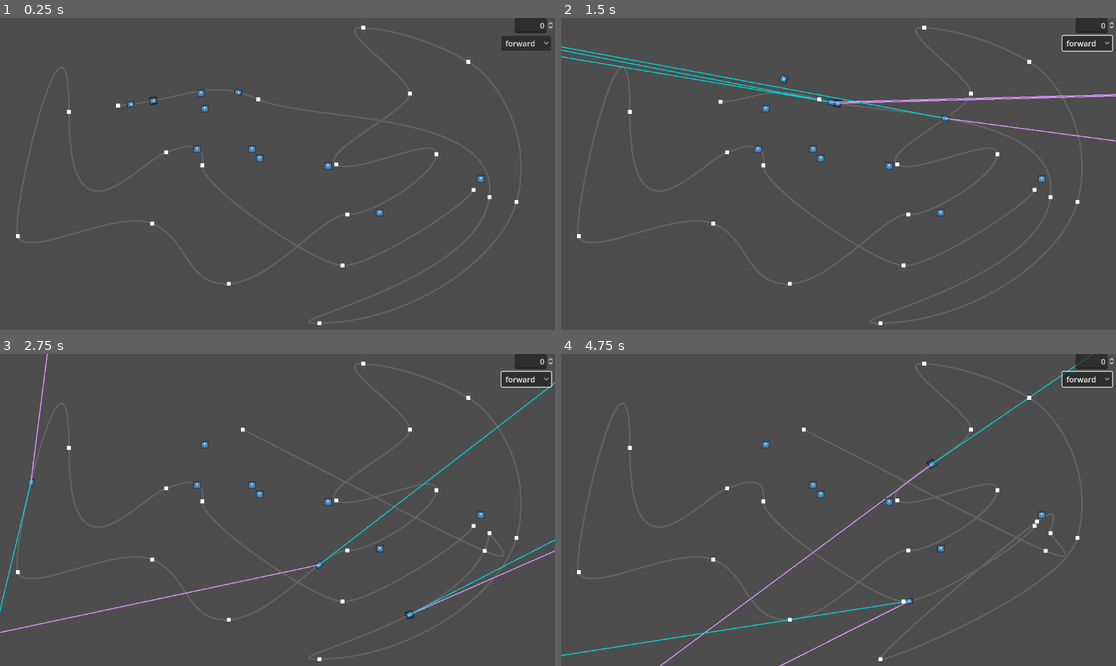
Above: before the commit, frames 1-4 (two rows, left to right).
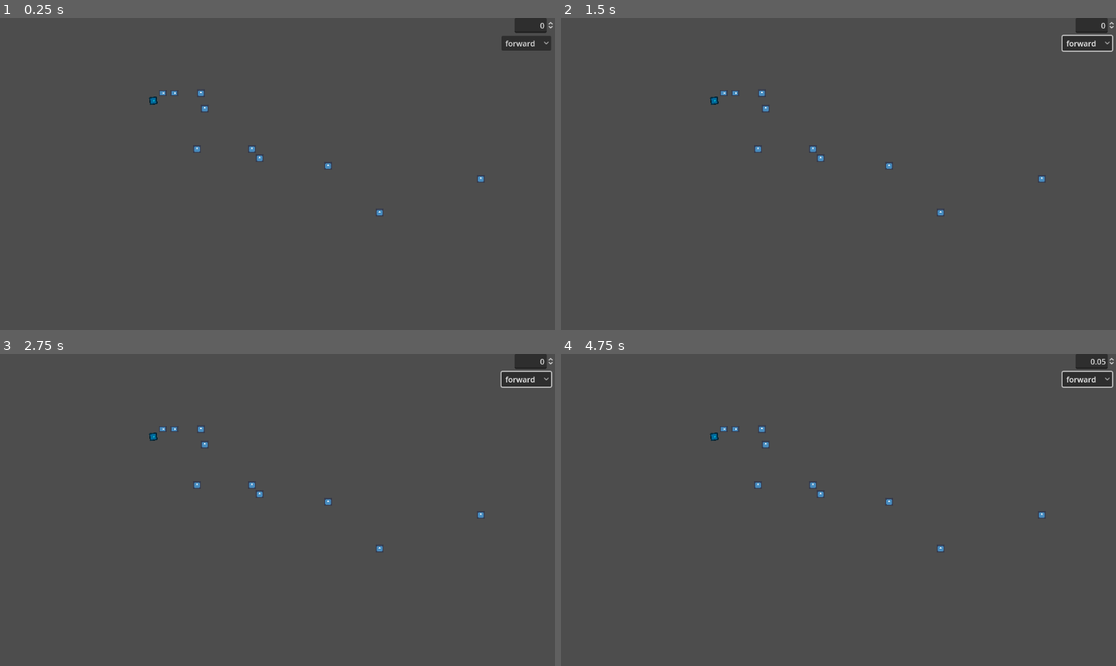
Above: after the commit, the same moments.

Repository: DeniZka/railway-path
Game: Godot game, scene res://main.tscn
Two runs of this game, one before a commit and one after it. Both use one fixed random seed, a clock stepped at 60 frames per second and the inputs below. The engine's default icon, where the game draws it, is replaced by a stand-in: a white triangle on a blue panel in a dark square.
Inputs (mouse positions are in pixels of both pictures, inside the frame that each line leads up to):
- Up to frame 1 (0.25 s): no input
- Up to frame 2 (1.5 s): click "forward" at 0.5 s; tap Enter at 1.25 s; drag from (677, 105) to (805, 92) at 1.27 s
- Up to frame 3 (2.75 s): drag from (260, 435) to (482, 550) at 2.02 s
- Up to frame 4 (4.75 s): move the mouse to (1049, 531) at 2.77 s; hold W 2.78-3.5 s; tap Q at 2.85 s; click (1049, 531) at 2.92 s; drag from (1049, 531) to (971, 637) at 3.52 s; drag from (971, 637) to (1038, 522) at 4.27 s

The runs differ from the first frame. In frame 1, 0.3% of the frame differs, in the area x 2-94%, y 2-99%; in frame 2, 1.6%, in the area x 0-100%, y 2-99%; in frame 3, 1.3%; in frame 4, 1.2%.
Error after the commit: Parse Error: Class "Train" hides a global script class. (res://RigidBody2D.gd:1)

Commit message:
New train connection

Diff:
--- a/RigidBody2D.gd
+++ b/RigidBody2D.gd
@@ -1,10 +1,13 @@
+class_name  Train
 extends RigidBody2D
 
 signal dist_ready(dist: float)
 signal leader_chaned(obj: RigidBody2D)
+var path: Path2D
+var follow : PathFollow2D = null
+var path_progress : float = 0.0 #px
 
-var follow : PathFollow2D = null
-var active : bool = false #uses engine
+var active : bool = true #uses engine
 var dist : float = 0.0
 var loco : bool = false #can push/pull the train
 var force : Vector2 = Vector2(100, 0)
@@ -22,6 +25,54 @@
 @onready var total_mass : float = mass
 var total_force : float = 0.0
 var leader : bool = false
+
+var left_cars: Array[Car] = []
+var right_cars: Array[Car] = []
+
+func _ready():
+	push_right($Car2)
+
+func push_left(car: Car):
+	left_cars.append(car)
+	#add_child(car)
+
+func push_right(car: Car):
+	right_cars.append(car)
+	#add_child(car)
+
+func place_cars():
+	var bak_position = follow.position
+	var bak_offset = follow.progress
+	#set cars from right
+	for car in right_cars:
+		follow.progress += 24 #calculated between car width
+		car.position = follow.position - self.position
+		car.rotation = follow.rotation - self.rotation
+	#do it
+	follow.progress = bak_offset
+	pass
+
+func set_path(path: Path2D):
+	self.path = path
+	#create self follow and place it on curve
+	var offset = path.curve.get_closest_offset(position)
+	follow = PathFollow2D.new()
+	path.add_child(follow)
+	follow.cubic_interp = false
+	follow.progress = offset
+	#place self on curve
+	self.position = follow.position
+	$Car.rotation = follow.rotation
+	#self.rotation = follow.rotation
+
+	#place
+
+func get_engine_force(rudder_pos: float):
+	if loco:
+		return force * rudder_pos
+
+func get_break_strength(break_pos: float):
+	pass
 
 func set_leader(yes: bool):
 	leader = yes
@@ -73,19 +124,34 @@
 
 var prev_pos : Vector2 = Vector2.ZERO
 func _integrate_forces(state):
-	print(name, " ", position)
+
+
+	#print(name, " ", position)
 	#print("POS:", position, follow.position)
 	#calculate next position
 	var dir = 1
 	if abs(abs(state.linear_velocity.angle()) - abs(follow.rotation)) > PI/2:
 		dir = -1
 	var vel = state.linear_velocity.length()
+
+	#FIXME: small fix for position displacing
+
+	if abs(position.x - follow.position.x) > 2.0:
+		position.x = follow.position.x
+		print(name, " X")
+		print(name, " vel ", vel)
+	if abs(position.y - follow.position.y) > 2.0:
+		position.y = follow.position.y
+		print(name, " Y")
+		#TODO: calculate correct angular velocity!
+	$Car.rotation = follow.rotation
+	place_cars()
+
 	#if name == "Loco":
 		#print(name, " Vel: ", state.linear_velocity.angle(), " rot: ", follow.rotation)
 	#breaks
 	if active:
-		if break_state > 0.0:
-			vel = break_vel(vel)
+		vel = break_vel(vel)
 
 	var must_move_dist = vel * state.step * dir
 	#print(name, " ", must_move_dist)
@@ -98,16 +164,11 @@
 	#print("dist: %0.2f" % (position - prev_pos).length())
 	prev_pos = position
 	state.linear_velocity = target_dist / state.step
-	$Line2D.points[1] = linear_velocity.rotated(-follow.rotation)
+	$Car/Line2D.points[1] = linear_velocity.rotated(-follow.rotation)
 
-	#FIXME: small fix for position displacing
-	if abs(position.x - follow.position.x) > 1.0:
-		position.x = follow.position.x
-	if abs(position.y - follow.position.y) > 1.0:
-		position.y = follow.position.y
 
-	#TODO: calculate correct angular velocity!
-	rotation = follow.rotation
+
+
 	#var orig : Vector2 = state.transform.get_origin()
 
 
@@ -125,10 +186,4 @@
 	else:
 		#was set_constant_force
 		state.apply_central_force(tot_force)
-	$Line2D2.points[1] = tot_force
-
-	#state.integrate_forces()
-	#state.integrate_forces()
-	#state.integrate_forces()
-
-	pass
+	$Car/Line2D2.points[1] = tot_force
--- /dev/null
+++ b/box.gd
@@ -0,0 +1,28 @@
+extends RigidBody2D
+var mouse_in: bool = true
+var picked: bool = false
+
+
+
+
+func _on_mouse_entered():
+	mouse_in = true
+
+
+func _on_mouse_exited():
+	mouse_in = false
+
+func _physics_process(delta):
+	if picked and Input.is_mouse_button_pressed(MOUSE_BUTTON_LEFT):
+		position += get_local_mouse_position()
+
+
+func _on_input_event(viewport, event, shape_idx):
+	if event is InputEventMouseButton:
+		if event.button_index == MOUSE_BUTTON_LEFT:
+			if event.pressed:
+				freeze = true
+				picked = true
+			else:
+				freeze = false
+				picked = false
--- a/box.tscn
+++ b/box.tscn
@@ -1,14 +1,17 @@
-[gd_scene load_steps=3 format=3 uid="uid://cmn6ailxye7sm"]
+[gd_scene load_steps=4 format=3 uid="uid://cmn6ailxye7sm"]
 
+[ext_resource type="Script" path="res://box.gd" id="1_2nfqk"]
 [ext_resource type="Texture2D" uid="uid://dghdo7pwjry8l" path="res://icon.svg" id="1_h45ex"]
 
 [sub_resource type="RectangleShape2D" id="RectangleShape2D_w6ryj"]
 size = Vector2(14, 16)
 
 [node name="Box" type="RigidBody2D"]
+input_pickable = true
 mass = 0.72
 can_sleep = false
 linear_damp = 1.0
+script = ExtResource("1_2nfqk")
 
 [node name="CollisionShape2D" type="CollisionShape2D" parent="."]
 shape = SubResource("RectangleShape2D_w6ryj")
@@ -16,3 +19,7 @@
 [node name="Icon" type="Sprite2D" parent="."]
 scale = Vector2(0.126422, 0.126422)
 texture = ExtResource("1_h45ex")
+
+[connection signal="input_event" from="." to="." method="_on_input_event"]
+[connection signal="mouse_entered" from="." to="." method="_on_mouse_entered"]
+[connection signal="mouse_exited" from="." to="." method="_on_mouse_exited"]
--- /dev/null
+++ b/car.gd
@@ -0,0 +1,14 @@
+class_name Car
+extends CollisionShape2D
+
+@export var train_index : int = 0 #place in train -N 0 +N
+
+@export var mass : float = 1.0
+@export var has_engine : bool = false
+@export var enigne_force : float = 100
+@export var width : float = 20
+@export var height : float = 12
+
+func _ready():
+	shape = RectangleShape2D.new()
+	shape.size = Vector2(width, height)
--- a/car.tscn
+++ b/car.tscn
@@ -1,55 +1,33 @@
-[gd_scene load_steps=5 format=3 uid="uid://d4em25qe6joub"]
+[gd_scene load_steps=5 format=3 uid="uid://cpn7bcarjv0xn"]
 
-[ext_resource type="Script" path="res://RigidBody2D.gd" id="1_0ipld"]
+[ext_resource type="Script" path="res://car.gd" id="1_duf8h"]
 [ext_resource type="Texture2D" uid="uid://dghdo7pwjry8l" path="res://icon.svg" id="2_521kt"]
 
 [sub_resource type="RectangleShape2D" id="RectangleShape2D_w6ryj"]
 size = Vector2(20, 12)
 
-[sub_resource type="CircleShape2D" id="CircleShape2D_e2v04"]
+[sub_resource type="CircleShape2D" id="CircleShape2D_hfn26"]
 radius = 4.0
 
-[node name="Car" type="RigidBody2D"]
-can_sleep = false
-lock_rotation = true
-linear_damp_mode = 1
-linear_damp = 0.03
-script = ExtResource("1_0ipld")
-
-[node name="CollisionShape2D" type="CollisionShape2D" parent="."]
+[node name="Car" type="CollisionShape2D"]
 shape = SubResource("RectangleShape2D_w6ryj")
+script = ExtResource("1_duf8h")
 
 [node name="Icon" type="Sprite2D" parent="."]
-position = Vector2(0.0393739, 0.0393707)
 rotation = 1.5708
 scale = Vector2(0.095047, 0.130728)
 texture = ExtResource("2_521kt")
-
-[node name="Line2D" type="Line2D" parent="."]
-points = PackedVector2Array(0, 0, 0, 0)
-width = 2.0
-default_color = Color(0.87451, 0.592157, 1, 1)
-
-[node name="Line2D2" type="Line2D" parent="."]
-points = PackedVector2Array(0, 0, 0, 0)
-width = 2.0
-default_color = Color(0, 0.827451, 0.823529, 1)
-
-[node name="Joint" type="PinJoint2D" parent="."]
-position = Vector2(-12, 0)
-node_a = NodePath("..")
-softness = 13.97
 
 [node name="FrontSensor" type="Area2D" parent="."]
 position = Vector2(8, 0)
 
 [node name="CollisionShape2D" type="CollisionShape2D" parent="FrontSensor"]
 position = Vector2(2, 0)
-shape = SubResource("CircleShape2D_e2v04")
+shape = SubResource("CircleShape2D_hfn26")
 
 [node name="BackSensor" type="Area2D" parent="."]
 position = Vector2(-8, 0)
 
 [node name="CollisionShape2D" type="CollisionShape2D" parent="BackSensor"]
 position = Vector2(-2, 0)
-shape = SubResource("CircleShape2D_e2v04")
+shape = SubResource("CircleShape2D_hfn26")
--- a/main.gd
+++ b/main.gd
@@ -8,21 +8,22 @@
 @onready var points : Node2D = $DragPoints
 @onready var drag_poin_scene : PackedScene = load("res://drag_point.tscn")
 @onready var train : Node2D =  $Train
-@onready var loco : RigidBody2D = $Train/Loco
-@onready var car : RigidBody2D = $Train/Car
+@onready var loco : RigidBody2D = $Trains/Loco
+@onready var car : RigidBody2D = $Trains/Car
 var tension = 1.0
+
 
 func _ready():
 	for follow in $Path2D.get_children():
 		for node in follow.get_children():
 			if node is RigidBody2D:
 				node.position = Vector2(0, 0)
-	loco.set_follow(follow)
-	loco.active = true
+	loco.set_path($Path2D)
+	#loco.set_follow(follow)
+	#loco.active = true
 	#loco.connect_car($Train/Car.name)
-	car.set_follow($Path2D/CarPath)
-	#car.connect_car($Train/Car2.name)
-	$Train/Car2.set_follow($Path2D/CarPath2)
+	#car.set_follow($Path2D/CarPath)
+	#$Trains/Car2.set_follow($Path2D/CarPath2)
 	loco.direction = 1
 	var in_ : Vector2 = path.curve.get_point_in(0)
 	var pt2 : Vector2 = $Path2D.curve.get_point_position(2)
@@ -98,14 +99,19 @@
 
 	line.points = path.curve.get_baked_points()
 
-
+func _input(event):
+	if event is InputEventKey:
+		if event.physical_keycode == KEY_Q and event.pressed:
+			$SpinBox.value += 0.05
+		if event.physical_keycode == KEY_A and event.pressed:
+			$SpinBox.value -= 0.05
 
 
 func _on_spin_box_value_changed(value):
-	$Train/Loco.set_break(value)
+	$Trains/Loco.set_break(value)
 	pass # Replace with function body.
 
 
 func _on_option_button_item_selected(index):
-	$Train/Loco.direction = index -1
+	$Trains/Loco.direction = index -1
 	pass # Replace with function body.
--- a/main.tscn
+++ b/main.tscn
@@ -1,20 +1,16 @@
-[gd_scene load_steps=10 format=3 uid="uid://dyl56jenlcs68"]
+[gd_scene load_steps=8 format=3 uid="uid://dyl56jenlcs68"]
 
 [ext_resource type="Texture2D" uid="uid://dghdo7pwjry8l" path="res://icon.svg" id="1_b3wk4"]
 [ext_resource type="Script" path="res://main.gd" id="1_uhihj"]
 [ext_resource type="PackedScene" uid="uid://drjpfjr2ige62" path="res://drag_point.tscn" id="3_0k3cr"]
-[ext_resource type="PackedScene" uid="uid://d4em25qe6joub" path="res://car.tscn" id="3_dtup8"]
 [ext_resource type="PackedScene" uid="uid://cmn6ailxye7sm" path="res://box.tscn" id="4_66pgm"]
 [ext_resource type="PackedScene" uid="uid://dttyl3mwbdphs" path="res://train.tscn" id="6_q2t3g"]
 
 [sub_resource type="Curve2D" id="Curve2D_mpf2r"]
 _data = {
-"points": PackedVector2Array(-102.872, 8.57942, 137.493, -11 …(161 unchanged characters)…  -30.2381, 109.613, 35.8769, -130.054, 1072, 382, 64.8286, 38.5198, -64.8286, -38.5198,  …(611 unchanged characters)…
+"points": PackedVector2Array(-102.872, 8.57942, 137.493, -11 …(161 unchanged characters)…  -30.2381, 109.613, 35.8769, -130.054, 1122, 427, 64.8286, 38.5198, -64.8286, -38.5198,  …(611 unchanged characters)…
 }
 point_count = 19
-
-[sub_resource type="CircleShape2D" id="CircleShape2D_1qe5q"]
-radius = 81.5843
 
 [sub_resource type="RectangleShape2D" id="RectangleShape2D_icb28"]
 size = Vector2(27.0183, 7.49353)
@@ -85,20 +81,10 @@
 scale = Vector2(0.126422, 0.126422)
 texture = ExtResource("1_b3wk4")
 
-[node name="Train" parent="." instance=ExtResource("6_q2t3g")]
-can_sleep = false
+[node name="Trains" type="Node" parent="."]
 
-[node name="Loco" parent="Train" instance=ExtResource("3_dtup8")]
-position = Vector2(315, 148)
-rotation = -0.190726
-
-[node name="Car" parent="Train" instance=ExtResource("3_dtup8")]
-position = Vector2(494.525, 154.437)
-mass = 6.47
-
-[node name="Car2" parent="Train" instance=ExtResource("3_dtup8")]
-position = Vector2(271.455, 179.245)
-mass = 6.47
+[node name="Loco" parent="Trains" instance=ExtResource("6_q2t3g")]
+position = Vector2(338, 156)
 
 [node name="Boxes" type="Node2D" parent="."]
 
@@ -131,13 +117,6 @@
 
 [node name="DragPoint" parent="DragPoints" instance=ExtResource("3_0k3cr")]
 visible = false
-
-[node name="Area2D" type="Area2D" parent="."]
-gravity_space_override = 3
-gravity_point = true
-
-[node name="CollisionShape2D" type="CollisionShape2D" parent="Area2D"]
-shape = SubResource("CircleShape2D_1qe5q")
 
 [node name="StaticBody2D" type="StaticBody2D" parent="."]
 position = Vector2(976, 367)
--- a/train.gd
+++ b/train.gd
@@ -30,5 +30,5 @@
 	pass
 
 func _integrate_forces(state):
-	print("works")
+	#print("works")
 	pass
--- a/train.tscn
+++ b/train.tscn
@@ -1,12 +1,26 @@
-[gd_scene load_steps=2 format=3 uid="uid://dttyl3mwbdphs"]
+[gd_scene load_steps=3 format=3 uid="uid://dttyl3mwbdphs"]
 
-[ext_resource type="Script" path="res://train.gd" id="1_ctvvh"]
+[ext_resource type="Script" path="res://RigidBody2D.gd" id="1_qyn2o"]
+[ext_resource type="PackedScene" uid="uid://cpn7bcarjv0xn" path="res://car.tscn" id="2_any2t"]
 
 [node name="Train" type="RigidBody2D"]
-script = ExtResource("1_ctvvh")
+can_sleep = false
+lock_rotation = true
+linear_damp_mode = 1
+linear_damp = 0.03
+script = ExtResource("1_qyn2o")
 
-[node name="Path" type="Path2D" parent="."]
+[node name="Car" parent="." instance=ExtResource("2_any2t")]
 
-[node name="PathFollow" type="PathFollow2D" parent="Path"]
+[node name="Line2D" type="Line2D" parent="Car"]
+points = PackedVector2Array(0, 0, 0, 0)
+width = 2.0
+default_color = Color(0.87451, 0.592157, 1, 1)
 
-[node name="Cars" type="Node" parent="."]
+[node name="Line2D2" type="Line2D" parent="Car"]
+points = PackedVector2Array(0, 0, 0, 0)
+width = 2.0
+default_color = Color(0, 0.827451, 0.823529, 1)
+
+[node name="Car2" parent="." instance=ExtResource("2_any2t")]
+position = Vector2(24, 0)
